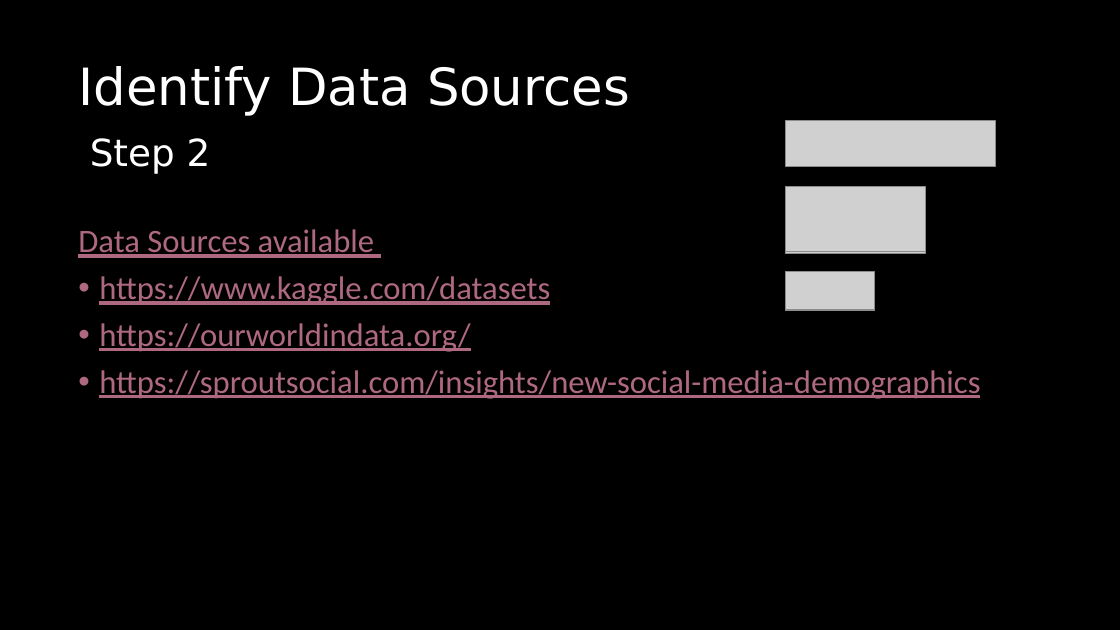
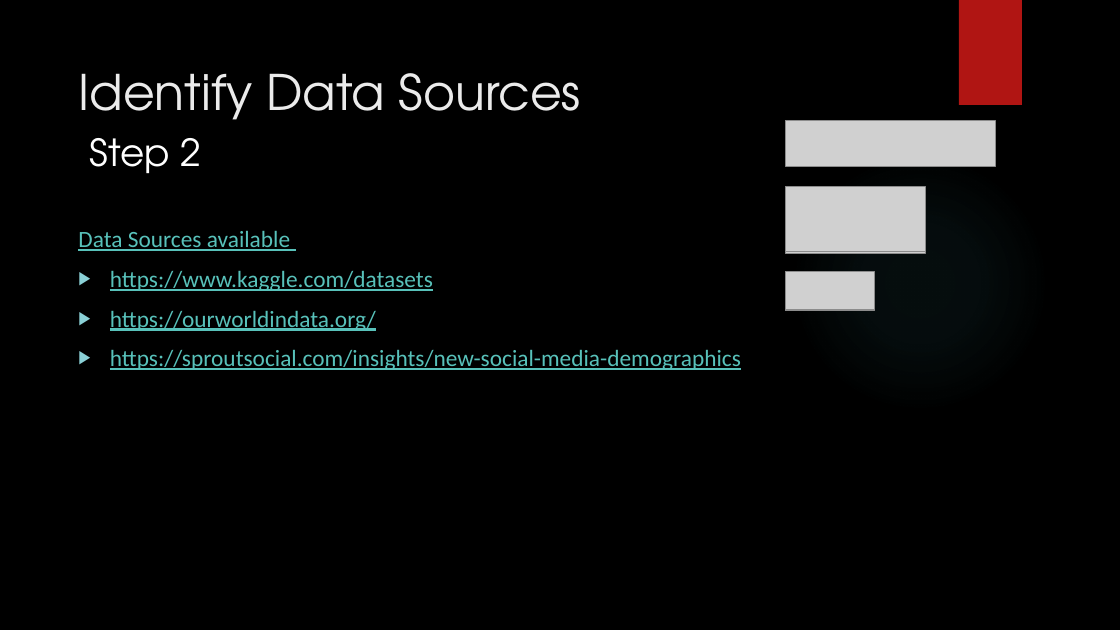
Before and after one commit to ludmilagd/SocialMediaUsageImpact, a slide deck: slide 5 of SocialMediaSuicideRate.pptx (slide 4 before the commit). Drawn at 1120x630 pixels with LibreOffice and Linux fonts; fonts in the diff are those of the drawing; grey boxes stand for pictures; background and template pictures are left out. Boxes give left, top, right and bottom in pixels: in the first picture for what was removed or moved away, otherwise in the second. Text is boxed around its words. In the diff, an @@ line names an element or a change of style, - is before the commit and + after.

```diff
--- a/SocialMediaSuicideRate.pptx
+++ b/SocialMediaSuicideRate.pptx
@@ rectangle added at (x1=959, y1=0, x2=1022, y2=105), fill #B01513 @@
@@ title "Identify Data Sources" at (x1=78, y1=73, x2=581, y2=120): size 44 to 42 pt, font DejaVu Sans to TeX Gyre Adventor, text colour #FFFFFF to #EBEBEB; line spacing 0.9 to 1 @@
@@ text "Step 2" at (x1=90, y1=138, x2=202, y2=174): font DejaVu Sans to TeX Gyre Adventor @@
@@ ellipse added at (x1=791, y1=154, x2=1049, y2=413), fill gradient #50B9C1 @@
@@ text "Data Sources available" at (x1=78, y1=231, x2=741, y2=370): size 28 to 20 pt, text colour #AE6981 to #58C1BA; line spacing 0.9 to 1; bullet • to ▶ @@
```
Also in this commit, not shown: 10 other slides changed, 2 slides added, 1 slide removed, 7 other files.
